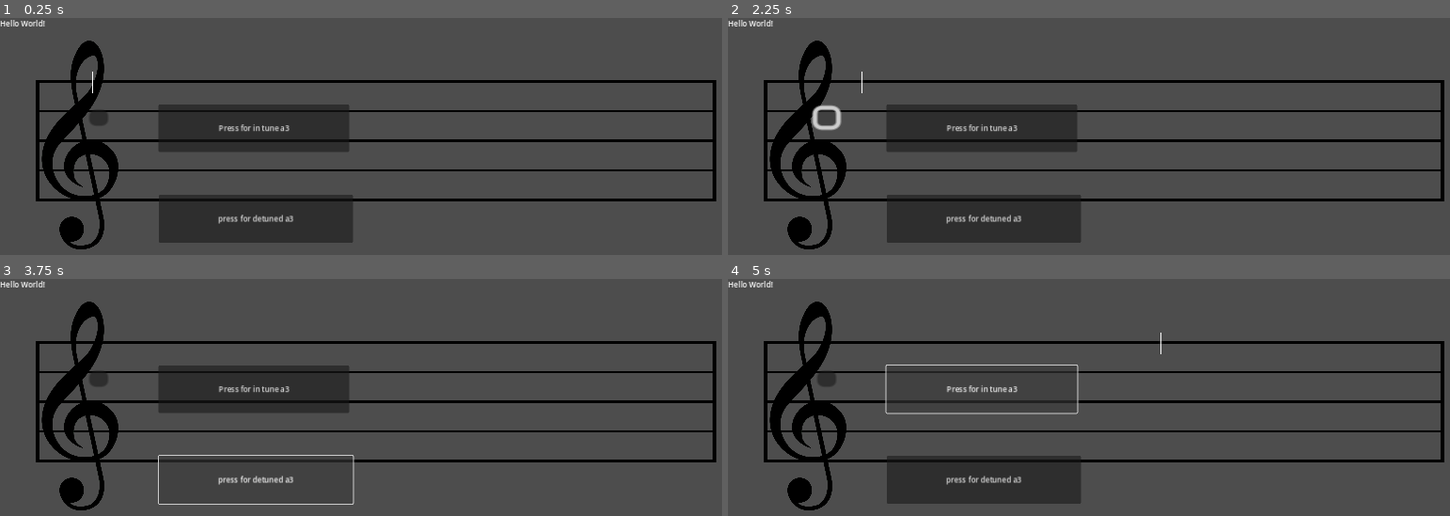
Above: before the commit, frames 1-4 (two rows, left to right).
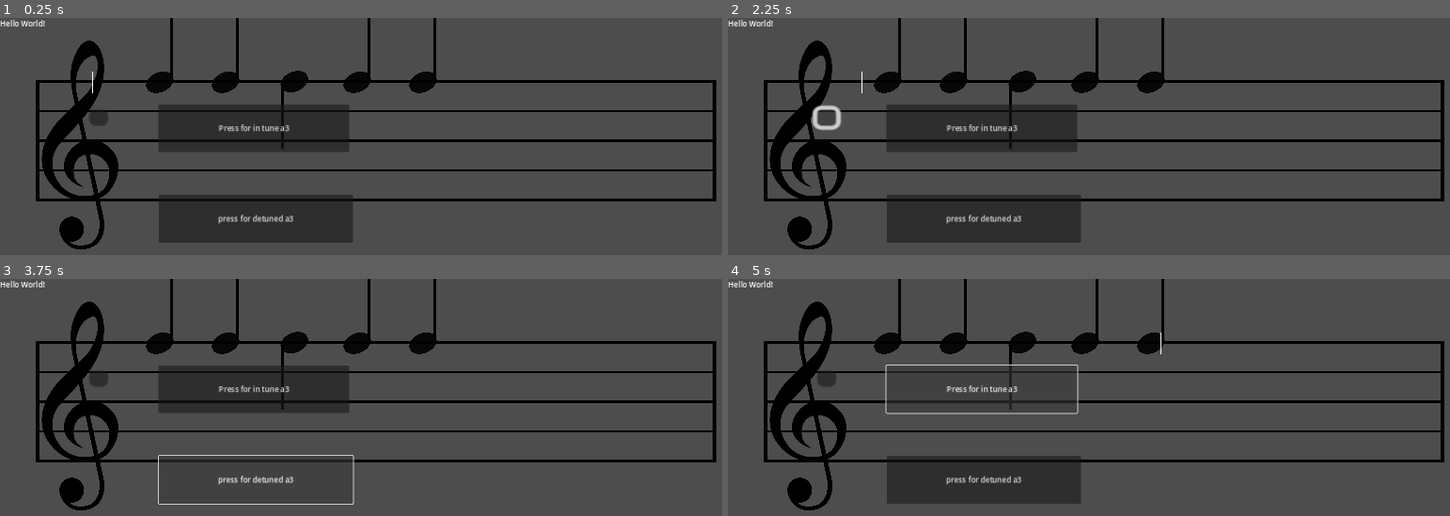
Above: after the commit, the same moments.

Repository: Sniggiho/COMP225-Reluna
Game: Godot game, scene res://Scenes/firstScene.tscn
The game is run twice, just before and just after one commit, with the same random seed, the same clock (stepped at 60 frames per second) and the same inputs.
Inputs (mouse positions are in pixels of both pictures, inside the frame that each line leads up to):
- Up to frame 1 (0.25 s): no input
- Up to frame 2 (2.25 s): click (886, 81) at 0.52 s; click (886, 81) at 1.27 s; click (829, 117) at 2 s
- Up to frame 3 (3.75 s): click (101, 378) at 2.75 s; click "press for detuned a3" at 3.5 s
- Up to frame 4 (5 s): click "Press for in tune a3" at 4.25 s

The runs differ from the first frame. In frame 1, 1.6% of the frame differs, in the area x 20-61%, y 0-56%; in frame 2, 1.6%; in frame 3, 1.6%; in frame 4, 1.5%.

Commit message:
Added level manager to main scene and fixed some bugs

Diff:
--- a/Project/Scenes/LevelManager/LevelManager.gd
+++ b/Project/Scenes/LevelManager/LevelManager.gd
@@ -15,39 +15,42 @@
 ## The Level Manager will also be responsible for spawning the feedback window
 
 ## Number of accidentals, refer to the circle of fifths. Number of flat or sharp notes
-var numAccidentals : int = 0
+@export var numAccidentals : int = 3
 
 ## bySharp controls whether the accidentals will be sharps or flats. This will
 ## impact which notes can occur and which icon (sharp or flat) to draw on the staff
-var bySharp : bool = true
+@export var bySharp : bool = true
 
 ## Number of notes to spawn on screen
-var numNotes : int = 5
+@export var numNotes : int = 5
 
 ## Number of notes that will be out of tune.
 ## Should be less then numNotes.
-var numOutOfTune : int = 2
+@export var numOutOfTune : int = 2
 
 ## The maximum number of cents the note can be out of tune.
-var maxDetuneCents : int = 50
+@export var maxDetuneCents : int = 50
 
 ## The minimum number of cents the note can be out of tune.
-var minDetuneCents : int = 5
+@export var minDetuneCents : int = 5
 
 ## The minimum octave of notes to generate
-var minOct : int = 3
+@export var minOct : int = 3
 
 ## The maximum octave of notes to generate
-var maxOct : int = 5
+@export var maxOct : int = 5
 
 ## Direction of detune, that is sharp or flat or both.
 ## Sharp indicates increasing cents (detuneDirection =  1).
 ## Flat indicates decreasing cents  (detuneDirection = -1).
 ## Both means it could be either    (detuneDirection =  0).
-var detuneDirection : int = 0
+@export var detuneDirection : int = 0
 
 ## TODO
 @onready var feedbackWindow : PackedScene
+
+## Path is passed to the tune creator
+@export var path : Path2D
 
 @onready var _tuneCreatorScene : PackedScene = preload("res://Scenes/TuneCreator/tune_creator.tscn")
 var _tuneCreator : TuneCreator
@@ -71,7 +74,8 @@
 func createTuneCreator() -> void:
 	_tuneCreator = _tuneCreatorScene.instantiate()
 	add_child(_tuneCreator)
-	_tuneCreator.setUpRand(numAccidentals, bySharp, minOct, maxOct, listOfDetunedNotes, detuneDirection, maxDetuneCents, minDetuneCents)
+	_tuneCreator.givePath(path)
+	_tuneCreator.setupRand(numAccidentals, bySharp, minOct, maxOct, listOfDetunedNotes, detuneDirection, maxDetuneCents, minDetuneCents)
 	pass
 
 ## Delete the tune creator (ideally you're going to create a new one with
@@ -102,5 +106,6 @@
 # Called when the node enters the scene tree for the first time.
 func _ready():
 	createListOfDetunedNotes()
+	createTuneCreator()
 	print(listOfDetunedNotes)
 	pass
--- a/Project/Scenes/LevelManager/LevelManager.tscn
+++ b/Project/Scenes/LevelManager/LevelManager.tscn
@@ -4,3 +4,5 @@
 
 [node name="LevelManager" type="Node2D"]
 script = ExtResource("1_hn3ry")
+maxDetuneCents = 20
+minDetuneCents = 10
--- a/Project/Scenes/TuneCreator/TuneCreator.gd
+++ b/Project/Scenes/TuneCreator/TuneCreator.gd
@@ -10,10 +10,9 @@
 ## 	NOTE: the note's position is edited with *global* position
 
 
-@export var _path : Path2D
-@onready var _pathFollower : PathFollow2D = _path.get_child(0)
-@export var _dummyNote : PackedScene # This is a dummy note of a dog sprite.
-@export var _noteScene : PackedScene # Real note. Button functionality and sound
+var _path : Path2D
+var _pathFollower : PathFollow2D
+@onready var _noteScene : PackedScene = preload("res://Scenes/Note/note.tscn") # Real note. Button functionality and sound
 
 var _numNotes : int
 var _detunedList : Array
@@ -36,16 +35,21 @@
 func _process(_delta):
 	pass
 
+func givePath(path : Path2D):
+	self._path = path
+	_pathFollower = path.get_child(0)
+
 ## For use in free play mode, the user's selection of difficulty is passed to
 ## the Tune Creator for the generation of notes.
+## _tuneCreator.setUpRand(numAccidentals, bySharp, minOct, maxOct, listOfDetunedNotes, detuneDirection, maxDetuneCents, minDetuneCents)
 func setupRand(numAccidentals, bySharps, minOct, maxOct, detunedList, detuneDir, maxDetuneCents, minDetuneCents) -> void:
-	_possibleNotes = _createNoteArrayInKey(numAccidentals,bySharps,minOct,maxOct)
+	self._possibleNotes = _createNoteArrayInKey(numAccidentals,bySharps,minOct,maxOct)
 
-	_numNotes = len(detunedList)
-	_detunedList = detunedList
-	_detuneDir = detuneDir # -1 for flat only, 0 for both, 1 for sharp only
-	_maxDetuneCents = maxDetuneCents
-	_minDetuneCents = minDetuneCents
+	self._numNotes = len(detunedList)
+	self._detunedList = detunedList
+	self._detuneDir = detuneDir # -1 for flat only, 0 for both, 1 for sharp only
+	self._maxDetuneCents = maxDetuneCents
+	self._minDetuneCents = minDetuneCents
 
 	generate()
 
@@ -62,7 +66,7 @@
 			var tempDetuneDir : int
 
 			if _detuneDir == 0: # if we can detune either way, randomly select which
-				tempDetuneDir = randi_range(0,1)*-1
+				tempDetuneDir = randi_range(0,1)*2-1
 			else: # otherwise just go with the detune direction previously specified
 				tempDetuneDir = _detuneDir
 
@@ -77,6 +81,8 @@
 
 		note.orientation()
 		add_child(note)
+
+		print(note.global_position)
 		_listOfNotes.append(note)
 		note.global_position = _pathFollower.position
 
--- a/Project/Scenes/firstScene.tscn
+++ b/Project/Scenes/firstScene.tscn
@@ -1,10 +1,8 @@
-[gd_scene load_steps=8 format=3 uid="uid://c1qqxujrvquvy"]
+[gd_scene load_steps=6 format=3 uid="uid://c1qqxujrvquvy"]
 
 [ext_resource type="Script" path="res://Scenes/AudioStreamPlayerTest.gd" id="1_x644u"]
-[ext_resource type="PackedScene" uid="uid://0s7iemaa5lj5" path="res://Scenes/TuneCreator/tune_creator.tscn" id="2_8ghvy"]
-[ext_resource type="PackedScene" uid="uid://bjs47qh2te7ar" path="res://Scenes/TuneCreator/dummyNote.tscn" id="3_jfqfn"]
+[ext_resource type="Script" path="res://Scenes/LevelManager/LevelManager.gd" id="1_xad2n"]
 [ext_resource type="PackedScene" uid="uid://b7kyrbrs3vv1m" path="res://Scenes/PlayBar/play_bar.tscn" id="3_quvye"]
-[ext_resource type="PackedScene" uid="uid://bw1j8vgpnjrk8" path="res://Scenes/Note/note.tscn" id="4_iblsp"]
 [ext_resource type="PackedScene" uid="uid://dq0mp8xmuh00" path="res://Scenes/MusicStaff/MusicStaff.tscn" id="5_bafn2"]
 
 [sub_resource type="Curve2D" id="Curve2D_xmk5h"]
@@ -14,6 +12,12 @@
 point_count = 2
 
 [node name="Main" type="Node2D"]
+
+[node name="LevelManager" type="Node2D" parent="." node_paths=PackedStringArray("path")]
+script = ExtResource("1_xad2n")
+maxDetuneCents = 20
+minDetuneCents = 10
+path = NodePath("../Path2D")
 
 [node name="MusicStaff" parent="." instance=ExtResource("5_bafn2")]
 position = Vector2(0, 0)
@@ -48,12 +52,6 @@
 offset_bottom = 285.0
 text = "Press for in tune a3"
 
-[node name="TuneCreator" parent="." node_paths=PackedStringArray("_path") instance=ExtResource("2_8ghvy")]
-position = Vector2(200, 136)
-_path = NodePath("../Path2D")
-_dummyNote = ExtResource("3_jfqfn")
-_noteScene = ExtResource("4_iblsp")
-
 [node name="Path2D" type="Path2D" parent="."]
 curve = SubResource("Curve2D_xmk5h")
 
